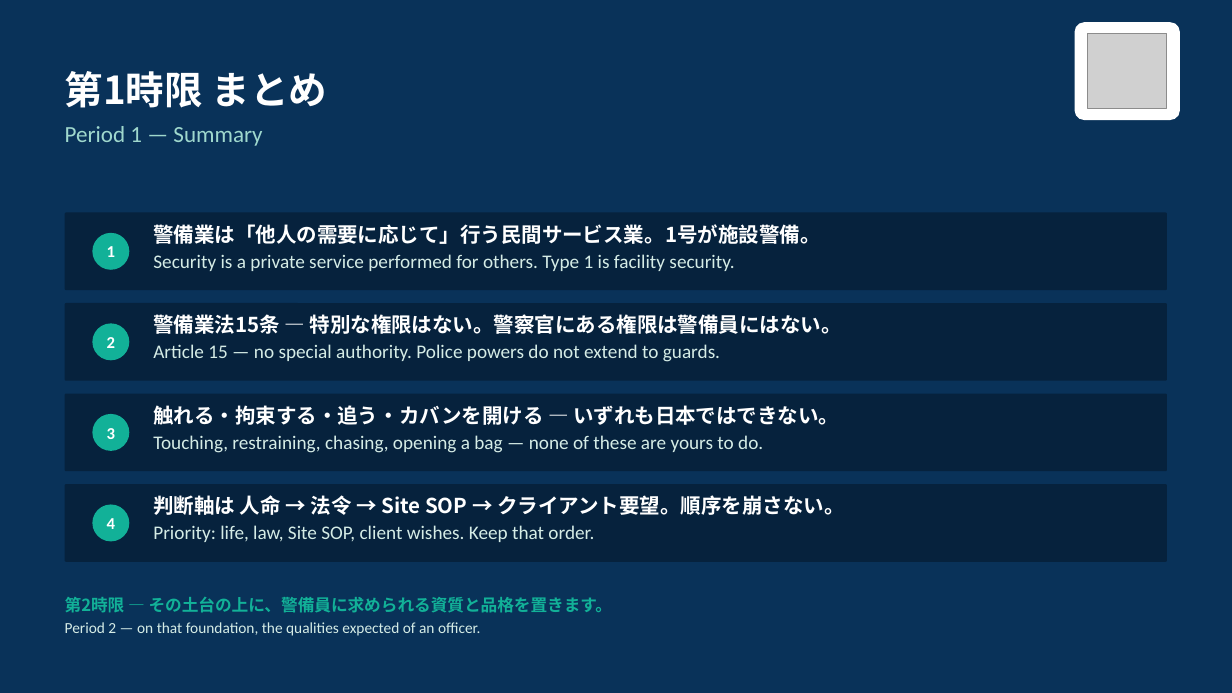
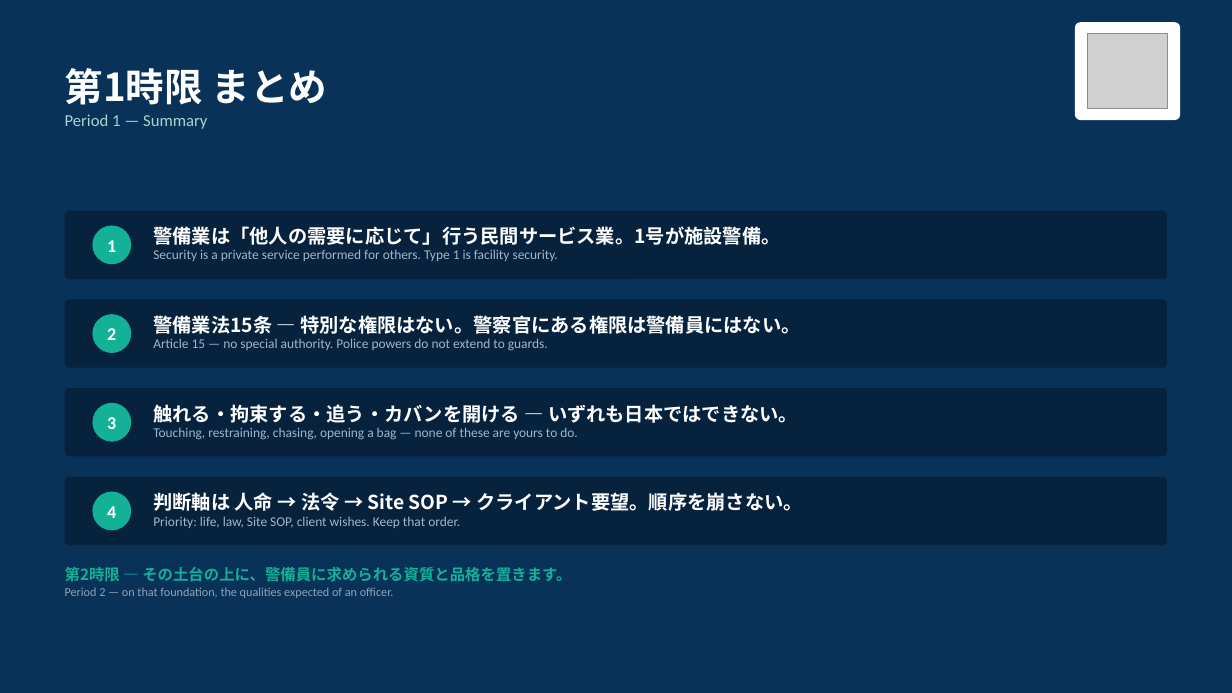
Before and after one commit to hrsmhiroshi-cpu/Training-, a slide deck: slide 22 of 新任講習/out/01_1限_警備業務実施の基本原則.pptx (slide 25 before the commit). Drawn at 1232x693 pixels with LibreOffice and Linux fonts; fonts in the diff are those of the drawing; grey boxes stand for pictures. Boxes give left, top, right and bottom in pixels: in the first picture for what was removed or moved away, otherwise in the second. Text is boxed around its words. In the diff, an @@ line names an element or a change of style, - is before the commit and + after.

```diff
--- a/新任講習/out/01_1限_警備業務実施の基本原則.pptx
+++ b/新任講習/out/01_1限_警備業務実施の基本原則.pptx
@@ text "第1時限 まとめ" at (x1=65, y1=68, x2=327, y2=129): size 18 to 13 pt in "Period 1 — Summary"; line spacing 1 to 0.96; less space between paragraphs @@
@@ rounded rectangle resized from (x1=65, y1=213, x2=1167, y2=290) to (x1=65, y1=211, x2=1167, y2=279) @@
@@ text "1" moved from (x1=92, y1=233, x2=129, y2=270) to (x1=107, y1=240, x2=116, y2=252) @@
@@ ellipse added at (x1=92, y1=226, x2=131, y2=264), fill #12B198 @@
@@ text "警備業は「他人の需要に応じて」行う民間サービス業。1号が施設警備。" at (x1=153, y1=226, x2=780, y2=261): size 16 to 15 pt in "警備業は「他人の需要に応じて」行う民間サービス業。1号が施設警備。"; size 15 to 10.5 pt, text colour #D5ECE6 to #9FB6CB in "Security is a private service performed for ..."; line spacing 1 to 0.92; less space between paragraphs; vertical alignment top to middle @@
@@ rounded rectangle resized from (x1=65, y1=303, x2=1167, y2=381) to (x1=65, y1=299, x2=1167, y2=368) @@
@@ text "2" moved from (x1=92, y1=323, x2=129, y2=360) to (x1=107, y1=328, x2=116, y2=340) @@
@@ ellipse added at (x1=92, y1=314, x2=131, y2=353), fill #12B198 @@
@@ text "警備業法15条 ― 特別な権限はない。警察官にある権限は警備員にはない。" at (x1=153, y1=315, x2=800, y2=350): size 16 to 15 pt in "警備業法15条 ― 特別な権限はない。警察官にある権限は警備員にはない。"; size 15 to 10.5 pt, text colour #D5ECE6 to #9FB6CB in "Article 15 — no special authority. Police ..."; line spacing 1 to 0.92; less space between paragraphs; vertical alignment top to middle @@
@@ rounded rectangle resized from (x1=65, y1=394, x2=1167, y2=471) to (x1=65, y1=388, x2=1167, y2=457) @@
@@ text "3" moved from (x1=92, y1=414, x2=129, y2=451) to (x1=107, y1=417, x2=116, y2=429) @@
@@ ellipse added at (x1=92, y1=403, x2=131, y2=442), fill #12B198 @@
@@ text "触れる・拘束する・追う・カバンを開ける ― いずれも日本ではできない。" at (x1=153, y1=404, x2=798, y2=440): size 16 to 15 pt in "触れる・拘束する・追う・カバンを開ける ― いずれも日本ではできない。"; size 15 to 10.5 pt, text colour #D5ECE6 to #9FB6CB in "Touching, restraining, chasing, opening a bag — ..."; line spacing 1 to 0.92; less space between paragraphs; vertical alignment top to middle @@
@@ proportions changed in 5 elements at (x1=1075, y1=22, x2=1180, y2=120), (x1=65, y1=211, x2=1167, y2=279), (x1=65, y1=299, x2=1167, y2=368), (x1=65, y1=388, x2=1167, y2=457), (x1=65, y1=477, x2=1167, y2=545) @@
@@ rounded rectangle resized from (x1=65, y1=484, x2=1167, y2=562) to (x1=65, y1=477, x2=1167, y2=545) @@
@@ size 13 to 14 pt; fill #12B198 to none in 4 elements at (x1=107, y1=240, x2=116, y2=252), (x1=107, y1=328, x2=116, y2=340), (x1=107, y1=417, x2=116, y2=429), (x1=107, y1=506, x2=116, y2=518) @@
@@ text "4" moved from (x1=92, y1=505, x2=129, y2=542) to (x1=107, y1=506, x2=116, y2=518) @@
@@ ellipse added at (x1=92, y1=492, x2=131, y2=531), fill #12B198 @@
@@ text "判断軸は 人命 → 法令 → ..." at (x1=153, y1=492, x2=802, y2=528): size 16 to 15 pt in "判断軸は 人命 → 法令 → Site SOP ..."; size 15 to 10.5 pt, text colour #D5ECE6 to #9FB6CB in "Priority: life, law, Site SOP, client wishes. ..."; line spacing 1 to 0.92; less space between paragraphs; vertical alignment top to middle @@
@@ text "第2時限 ― その土台の上に、警備員に求められる資質と品格を置きます。" moved from (x1=65, y1=597, x2=613, y2=636) to (x1=65, y1=567, x2=571, y2=598) @@
@@ text "第2時限 ― その土台の上に、警備員に求められる資質と品格を置きます。" at (x1=65, y1=567, x2=571, y2=598): size 13 to 12 pt in "第2時限 ― その土台の上に、警備員に求められる資質と品格を置きます。"; size 12 to 9.5 pt, text colour #D5ECE6 to #8EA3B7 in "Period 2 — on that foundation, the ..."; less space between paragraphs @@
```
Also in this commit, not shown: 18 other slides changed, 3 slides added, 6 slides removed, 14 other files.
